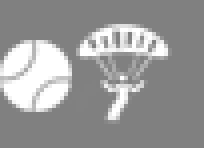
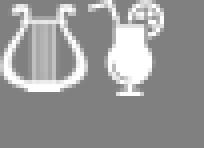
Two versions of the same layered image (204x148). Layer-by-layer changes:
hid group "sport" (2 layers) over 0, 0, 172, 124
showed group "kultur" (2 layers) over 0, 0, 164, 96
